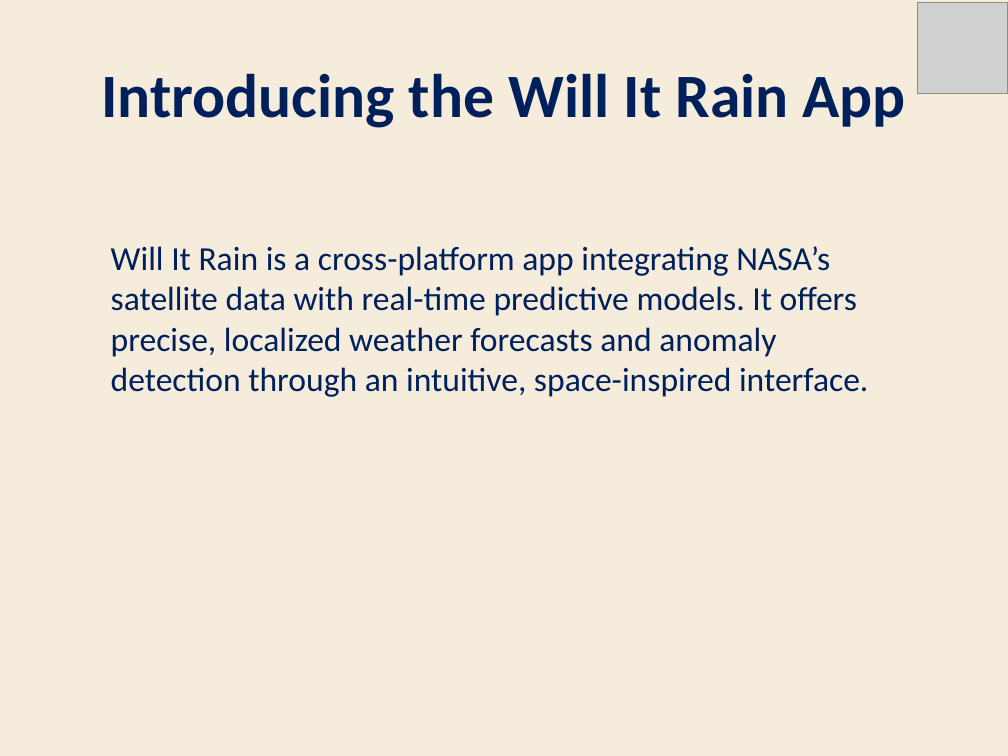
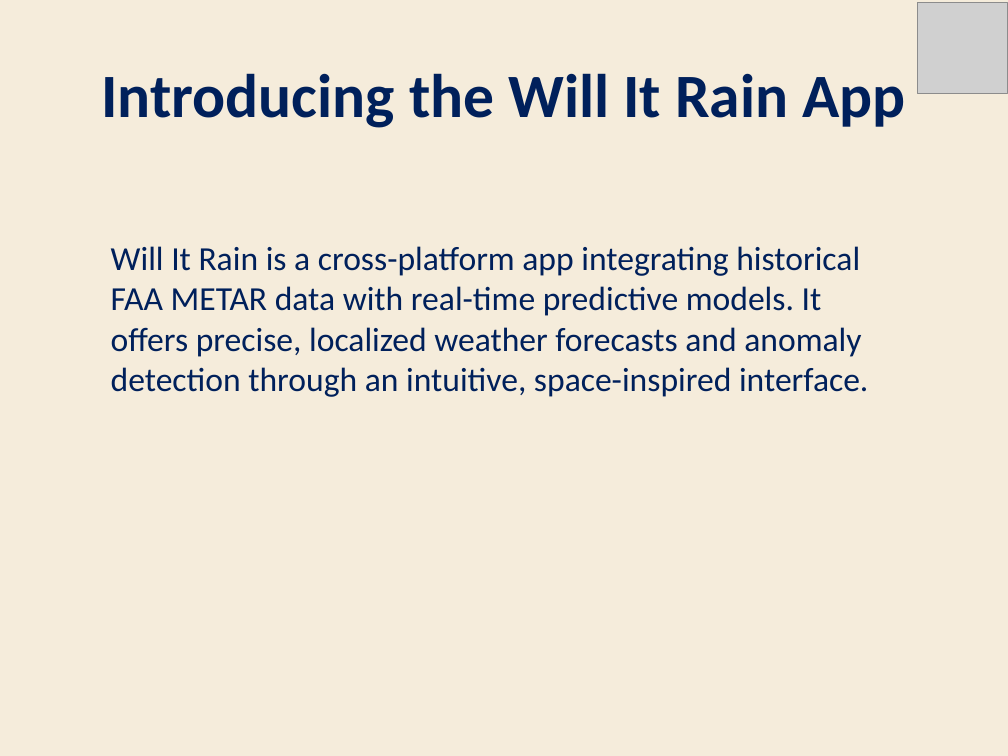
Before and after one commit to rain-check-collective/will-it-rain, a slide deck: slide 4 of Rain_Check_Collective_Pitch_Deck_Enhanced.pptx. Drawn at 1008x756 pixels with LibreOffice and Linux fonts; fonts in the diff are those of the drawing; grey boxes stand for pictures. Boxes give left, top, right and bottom in pixels: in the first picture for what was removed or moved away, otherwise in the second. Text is boxed around its words. In the diff, an @@ line names an element or a change of style, - is before the commit and + after.

Commit message:
Minor change to Slides

```diff
--- a/Rain_Check_Collective_Pitch_Deck_Enhanced.pptx
+++ b/Rain_Check_Collective_Pitch_Deck_Enhanced.pptx
@@ text at box(111, 246, 868, 397): text changed @@
-Will It Rain is a cross-platform app integrating NASA’s satellite data with real-time predictive models. It offers precise, localized weather forecasts and anomaly detection through an intuitive, space-inspired interface.
+Will It Rain is a cross-platform app integrating historical FAA METAR data with real-time predictive models. It offers precise, localized weather forecasts and anomaly detection through an intuitive, space-inspired interface.
```
